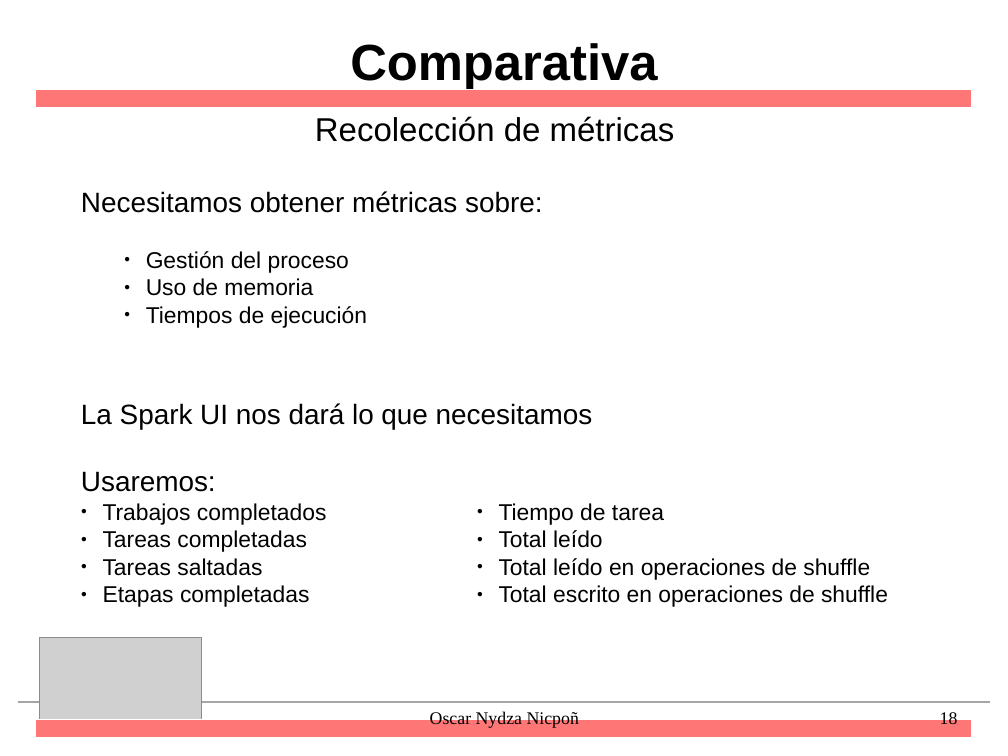
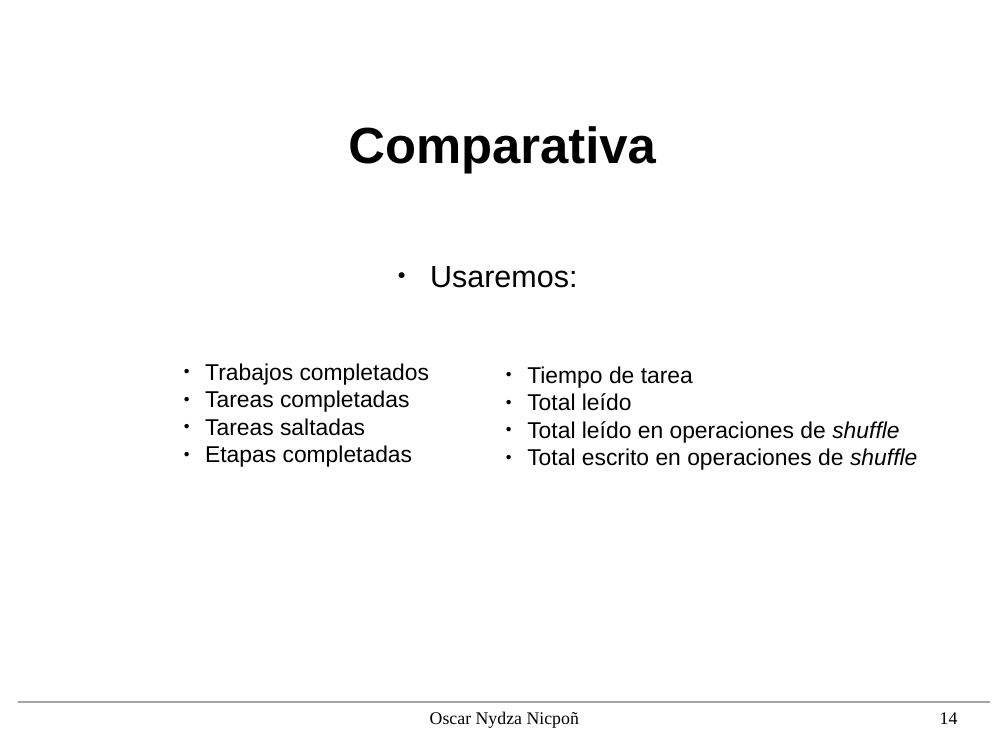
Before and after one commit to nipsn/Spark-TFG, a slide deck: slide 14 of presentacion/diapos.odp (slide 18 before the commit). Drawn at 1008x756 pixels with LibreOffice and Linux fonts; fonts in the diff are those of the drawing; grey boxes stand for pictures; background and template pictures are left out. Boxes give left, top, right and bottom in pixels: in the first picture for what was removed or moved away, otherwise in the second. Text is boxed around its words. In the diff, an @@ line names an element or a change of style, - is before the commit and + after.

```diff
--- a/presentacion/diapos.odp
+++ b/presentacion/diapos.odp
@@ title "Comparativa" moved from (x1=350, y1=43, x2=657, y2=89) to (x1=348, y1=126, x2=655, y2=174) @@
@@ rectangle removed at (x1=36, y1=90, x2=972, y2=108) @@
@@ text removed at (x1=315, y1=116, x2=675, y2=142) @@
-Recolección de métricas
@@ text removed at (x1=81, y1=191, x2=542, y2=328) @@
-Necesitamos obtener métricas sobre:
-    ● Gestión del proceso
-    ● Uso de memoria
-    ● Tiempos de ejecución
@@ text added at (x1=430, y1=266, x2=577, y2=288), 24 pt, text #000000 @@
+● Usaremos:
@@ text "Tiempo de tarea" moved from (x1=499, y1=503, x2=888, y2=607) to (x1=527, y1=366, x2=917, y2=470) @@
@@ text added at (x1=205, y1=363, x2=430, y2=467), 18 pt, text #000000 @@
+● Trabajos completados
+● Tareas completadas
+● Tareas saltadas
+● Etapas completadas
@@ text removed at (x1=81, y1=403, x2=593, y2=607) @@
-La Spark UI nos dará lo que necesitamos
-Usaremos:
-● Trabajos completados
-● Tareas completadas
-● Tareas saltadas
-● Etapas completadas
@@ text at (x1=527, y1=421, x2=917, y2=470): italic on in "shuffle", "shuffle" @@
@@ picture removed at (x1=39, y1=638, x2=201, y2=731) @@
@@ page number at (x1=940, y1=712, x2=958, y2=724): text changed @@
-18
+14
@@ rectangle removed at (x1=36, y1=720, x2=972, y2=738) @@
```
Also in this commit, not shown: 12 other slides changed, 6 slides added, 6 slides removed, 3 other files.
